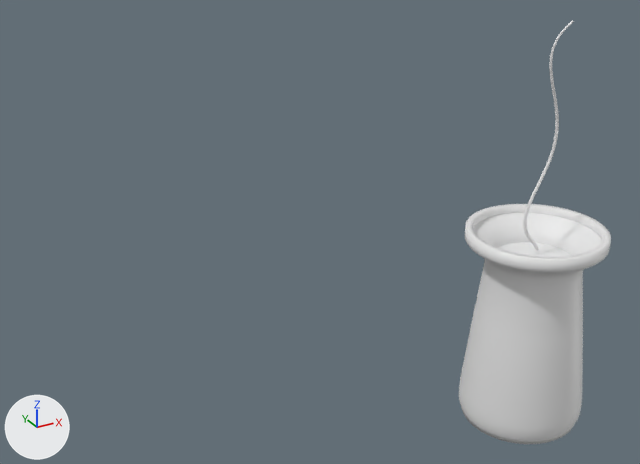
An edit to the Blender file Assets/Art/3D/3D  Object/화분(사용금지).blend, drawn before and after from the same camera.
Rendered twice from a 50 mm camera at (-10.45, -10.9, 10.22) aimed at (-2.56, 3.45, 3.04). The lights are fixed; the arrows at lower left show +X, +Y and +Z.

The first picture shows '넙스 경로', '원형.001', '원형.002'.
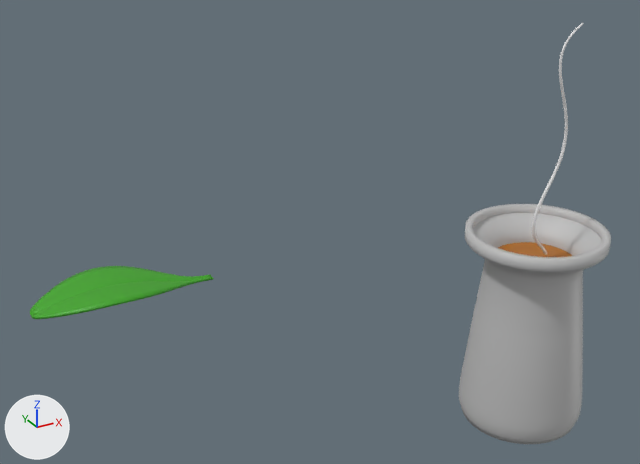
Commit message: [Feat] 화분 색칠놀이

Pixel boxes (x1, y1, x2, y2) of what changed, in the pictures (640 x 464 px):
'원형.001', recoloured: (459, 204, 611, 444) in both
'평면', shown (green): after (30, 266, 214, 319)
'넙스 경로', moved: before (523, 20, 574, 250); after (532, 23, 583, 255)
'원형.002', recoloured (white to brown): (498, 242, 572, 257) in both

The edits, one by one:
Material 'Material.002' (mat_material_002) is new.
Its base color is (0.505, 0.505, 0.505) (grey #bcbcbc).
Material 'Material' (mat_material) is new.
Its base color is (0.415, 0.142, 0.0105) (brown #ac691a).
Material 'Material.001' (mat_material_001) is new.
Its base color is (0.0465, 0.37, 0.013) (green #3da41e).
me_평면 has 35 vertices, 24 faces and spans x -5.01..0.0, y -1.2..1.2, z 0.0..0.57.
me_평면 now uses material mat_material_001 (green #3da41e).
me_원형_002 has 64 vertices, 33 faces and spans x -0.99..0.99, y -0.99..0.99, z -0.05..0.1.
me_원형_002 now uses material mat_material (brown #ac691a).
me_원형_001 has 608 vertices, 577 faces and spans x -0.66..0.66, y -0.66..0.66, z 0.0..1.98.
me_원형_001 now uses material mat_material_002 (grey #bcbcbc).
Object '평면' (ob_평면) is now shown.
Object '넙스 경로' (ob_넙스_경로) moves from (0.3, 0.21, 5.49) to (0.3, -0.02, 5.49).
